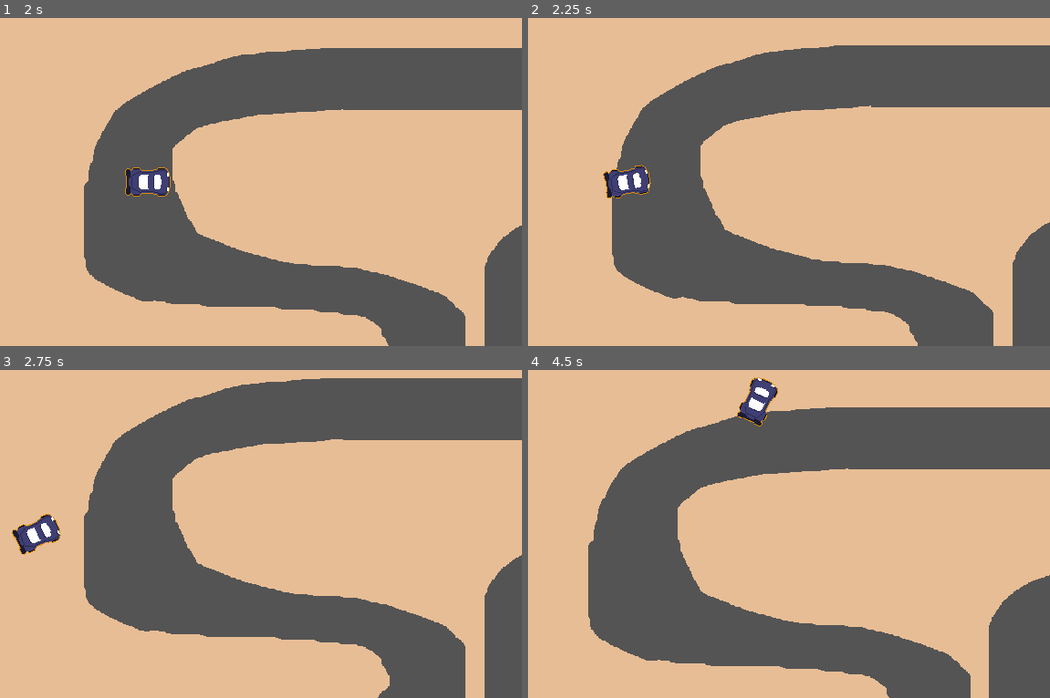
Above: before the commit, frames 1-4 (two rows, left to right).
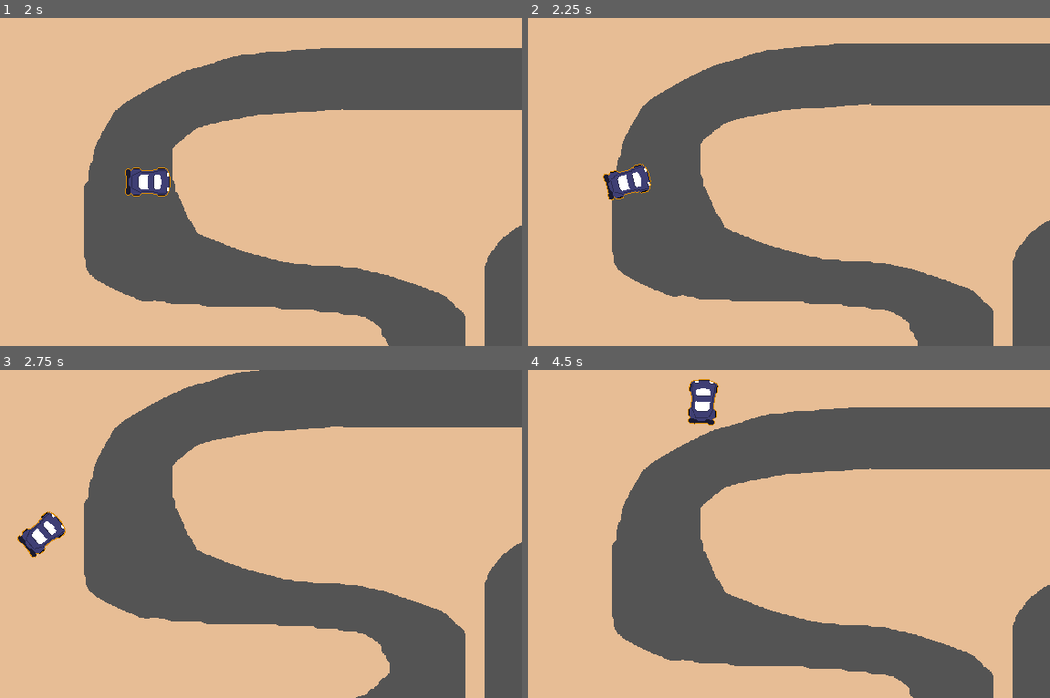
Above: after the commit, the same moments.

Repository: felipefausto42/Not-a-Racing-Game
Game: Godot game, scene res://levels/SteeringTest.tscn
Same seed, same stepped clock (60 frames per second), same inputs: the game is played once before the commit and once after it.
Inputs (mouse positions are in pixels of both pictures, inside the frame that each line leads up to):
- Up to frame 1 (2 s): tap Enter at 0.5 s; move the mouse to (360, 165) at 0.52 s; hold D (steer_right) 0.53-1.28 s; click (360, 165) at 0.6 s; tap Space at 1.25 s; move the mouse to (114, 198) at 1.27 s; hold S (brake) from 1.28 s (still down); click (114, 198) at 1.35 s
- Up to frame 2 (2.25 s): move the mouse to (815, 109) at 2.02 s; release S (brake) at 2.03 s; hold D (steer_right) from 2.03 s (still down); click (815, 109) at 2.1 s
- Up to frame 3 (2.75 s): keep holding D (steer_right)
- Up to frame 4 (4.5 s): move the mouse to (726, 599) at 2.77 s; release D (steer_right) at 2.78 s; hold W (accelerate) 2.78-3.53 s; click (726, 599) at 2.85 s; move the mouse to (935, 583) at 3.52 s; hold A (steer_left) from 3.53 s (still down); click (935, 583) at 3.6 s; move the mouse to (580, 484) at 4.27 s; click (580, 484) at 4.35 s

Frame 1 is identical in both runs. In frame 2, 1.8% of the frame differs, in the area x 14-100%, y 7-99%; in frame 3, 11%, in the area x 2-100%, y 0-100%; in frame 4, 9.9%.

Commit message:
changed viewports

Diff:
--- a/player/Player.gd
+++ b/player/Player.gd
@@ -6,7 +6,7 @@
 @export var bullet : PackedScene
 
 var wheel_base : int = 70
-var steering_angle : int = 15
+var steering_angle : int = 25
 var engine_power : int = 800
 var friction : float = -0.9
 var drag : float = -0.001
--- a/project.godot
+++ b/project.godot
@@ -23,7 +23,6 @@
 
 window/size/viewport_width=640
 window/size/viewport_height=360
-window/size/mode=3
 window/stretch/mode="viewport"
 
 [input]
